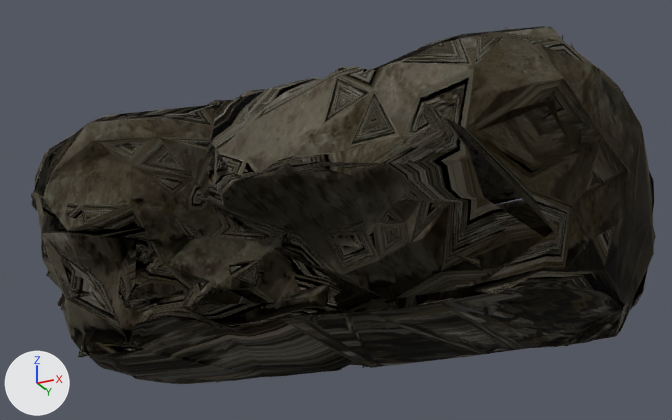
Before and after pictures for a commit that changed the glTF model docs/FRAG-S1-FS-006.glb.
One viewpoint serves both versions: a 50 mm camera at (0.897, 6.339, -0.525) aimed at (-0.059, 8.251, 0.335). Lighting does not change. The marker at lower left points along +X, +Y and +Z. The older version comes first.

Names of what the first picture shows: 'geometry_0'.
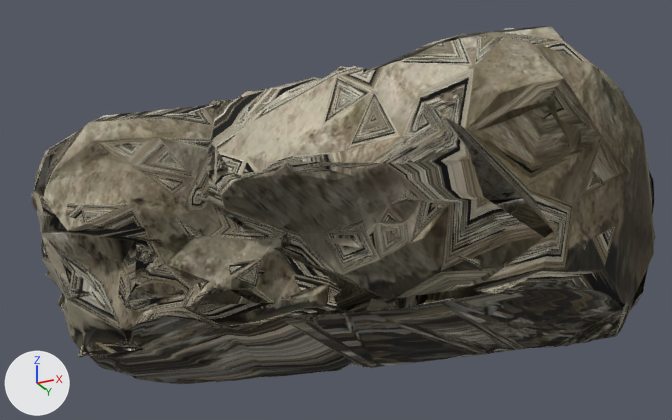
Changed parts and their boxes (x1, y1, x2, y2) in the pictures (672 x 420 px):
```json
{"object": "geometry_0", "change": "recoloured", "before": [31, 26, 656, 384], "after": [31, 26, 656, 384], "on screen": "lighter"}
```

The change, as JSON lines over the scene's bpy script:
```json
{"op": "add", "block": "mat_frag_s1_fs_006_mat", "code": ["mat_frag_s1_fs_006_mat = principled_material('FRAG-S1-FS-006_mat')", "mat_frag_s1_fs_006_mat.texture = img_image_0", "mat_frag_s1_fs_006_mat.roughness = 1.0"]}
{"block": "me_geometry_0", "where": "me_geometry_0.from_pydata(...)  # 36654 vertices, 70259 faces; spans x -1.03..0.69, y 7.75..8.67, z 0.0..0.59"}
{"op": "remove", "block": "me_geometry_0", "code": "me_geometry_0.materials.append(mat_material_0)"}
{"op": "add", "block": "me_geometry_0", "code": "me_geometry_0.materials.append(mat_frag_s1_fs_006_mat)  # picture img_image_0"}
```
